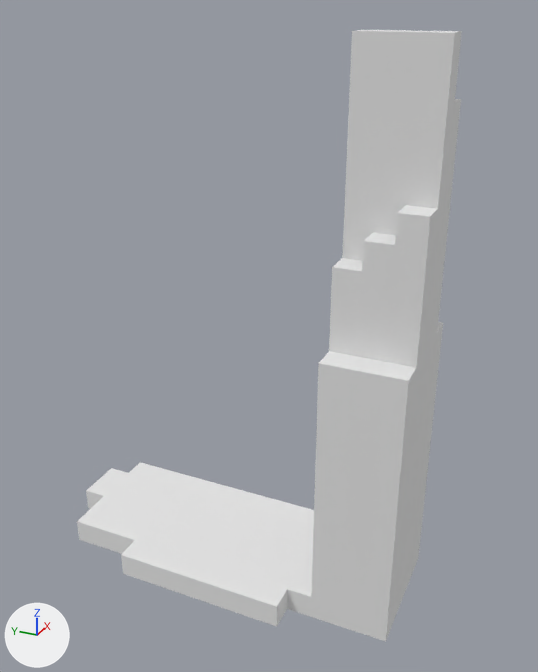
An edit to the OBJ model ProyectoFinal/Models/pie_der_pez.obj, drawn before and after from the same camera.
Camera for both pictures: a 50 mm camera at (-2.28, -0.55, 1.54) aimed at (0.04, 0.5, 0.38). The axes (+X, +Y, +Z) are drawn at lower left. The lights are the same throughout. Where no turn or scale is listed for an object, it has been applied to the vertices.

Objects in the first picture: 'pie_der_pez'.
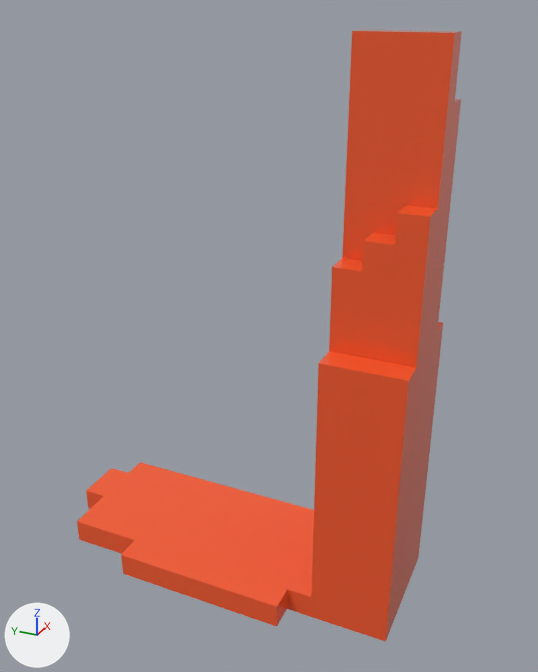
The newer file is also turned or shifted as a whole; pictures and numbers use the older file's frame.

Pixel boxes (x1, y1, x2, y2) of what changed, in the pictures (538 x 672 px):
'pie_der_pez', surface changed (grey to red): (77, 30, 462, 642) in both

Diff of the bpy script that builds the scene:
```diff
--- a/ProyectoFinal/Models/pie_der_pez.obj.py
+++ b/ProyectoFinal/Models/pie_der_pez.obj.py
@@ img_pie_der_pez_png @@
+img_pie_der_pez_png = load_image('pie_der_pez.png', '../Textures/pie_der_pez.png', 256, 1, 'sRGB')
@@ mat_palette @@
 mat_palette = principled_material('palette')
-mat_palette.base_color = (0.8, 0.8, 0.8)  # white #e7e7e7
-mat_palette.roughness = 1.0
+mat_palette.texture = img_pie_der_pez_png
+mat_palette.roughness = 0.0
```
